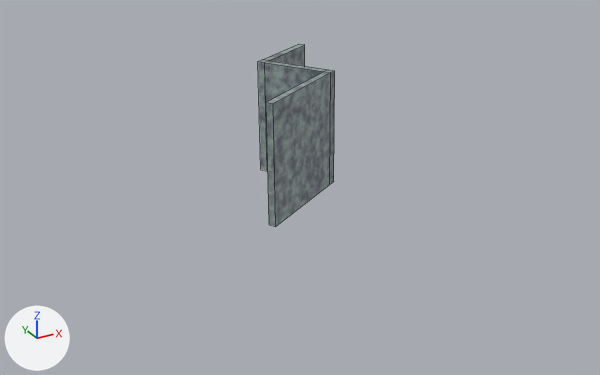
One commit to the Blender file Assets/Models/blender~/Roof1.blend: the scene before it, then after it.
One viewpoint serves both versions: a 50 mm camera at (-5.86, -11.7, 5.25) aimed at (0.52, -0.11, -0.55). The lights are fixed; the arrows at lower left show +X, +Y and +Z. The first picture is the older version. Mesh edges are drawn as thin lines.
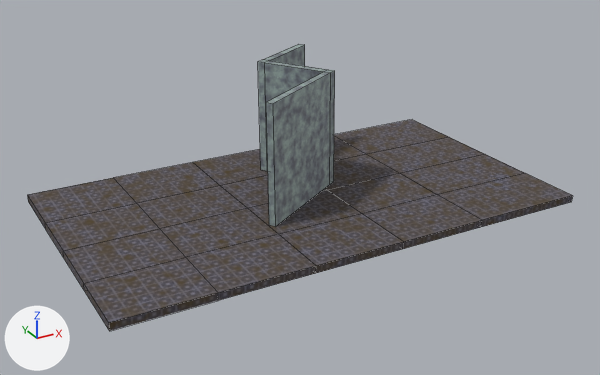
Changed parts and their boxes [x1, y1, x2, y2] in the pictures (600 x 375 px):
```json
{"object": "Cube.212", "change": "shown", "after": [27, 120, 573, 331]}
{"part": 1, "of": "me_cube_270", "change": "recoloured", "after": [27, 120, 573, 331]}
{"part": 2, "of": "me_cube_270", "change": "surface changed", "after": [27, 120, 573, 331]}
```

Edits to the scene script, one JSON object a line:
```json
{"op": "add", "block": "img_ucupaint_floor_color", "code": ["img_ucupaint_floor_color = load_image('Ucupaint Floor Color', '../textures/Roof1 floor.png', 2048, 2048, 'sRGB')"]}
{"op": "add", "block": "img_ucupaint_ceiling_color", "code": ["img_ucupaint_ceiling_color = load_image('Ucupaint Ceiling Color', '../textures/Roof1Ceiling.png', 2048, 2048, 'sRGB')"]}
{"op": "add", "block": "mat_squaredfloorbaked", "code": ["mat_squaredfloorbaked = principled_material('SquaredFloorBaked')", "mat_squaredfloorbaked.texture = img_ucupaint_floor_color", "mat_squaredfloorbaked.roughness = 1.0", "mat_squaredfloorbaked.alpha = 0.98"]}
{"op": "add", "block": "mat_ceilingbaked", "code": ["mat_ceilingbaked = principled_material('CeilingBaked')", "mat_ceilingbaked.texture = img_ucupaint_ceiling_color", "mat_ceilingbaked.roughness = 1.0", "mat_ceilingbaked.alpha = 0.98"]}
{"block": "me_cube_270", "where": "me_cube_270.from_pydata(...)  # 60 vertices, 58 faces; spans x -3.97..4.47, y -2.34..2.46, z 0.08..0.23"}
{"block": "me_cube_270", "where": "# used by ob_cube_212; location = (0.41, 0.11, -1.05); rotation_euler = (0.0, 0.0, 0.00551), in degrees (0, 0, 0.3)"}
{"block": "me_cube_270", "change": "me_cube_270 part 1: all 38 faces centred in x -3.97..4.47, y -2.33..2.45, z 0.15..0.23 switch from mat_colorgrid to mat_squaredfloorbaked (picture img_ucupaint_floor_color)"}
{"block": "me_cube_270", "change": "me_cube_270 part 2: texture (UV) coordinates of 58 of 58 faces, centred in x -3.97..4.47, y -2.33..2.45, z 0.09..0.23, changed; they spanned u -0.06..0.9, v 0.0..1.03 and now span u 0.0..0.68, v 0.0..1.0"}
{"op": "add", "block": "me_cube_270", "code": "me_cube_270.materials.append(mat_ceilingbaked)  # picture img_ucupaint_ceiling_color"}
{"op": "remove", "block": "ob_cube_212", "code": "ob_cube_212.hide_render = True"}
```
